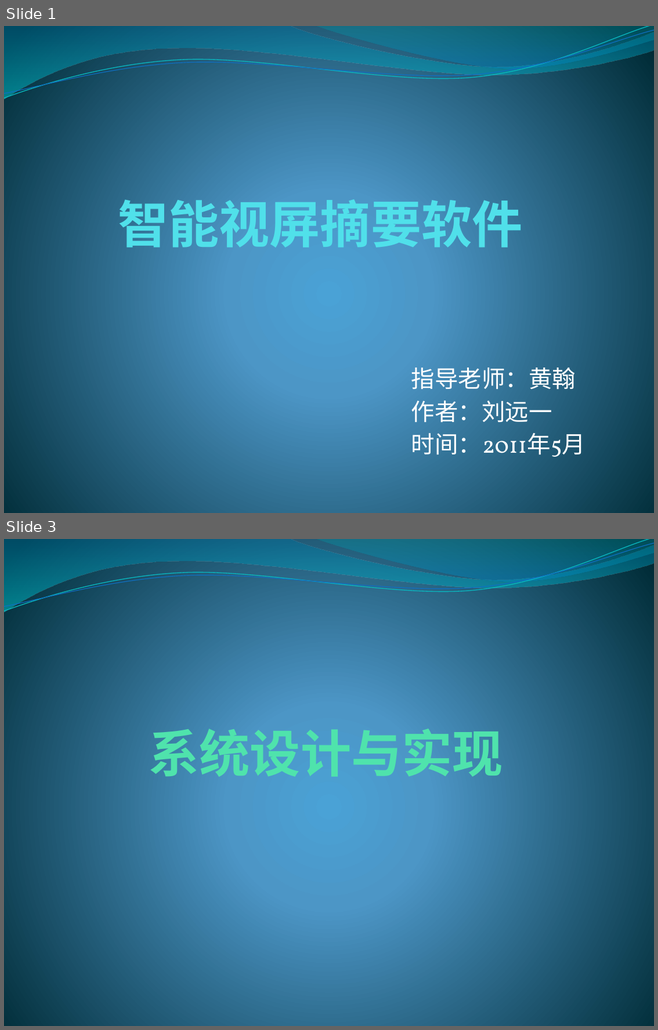
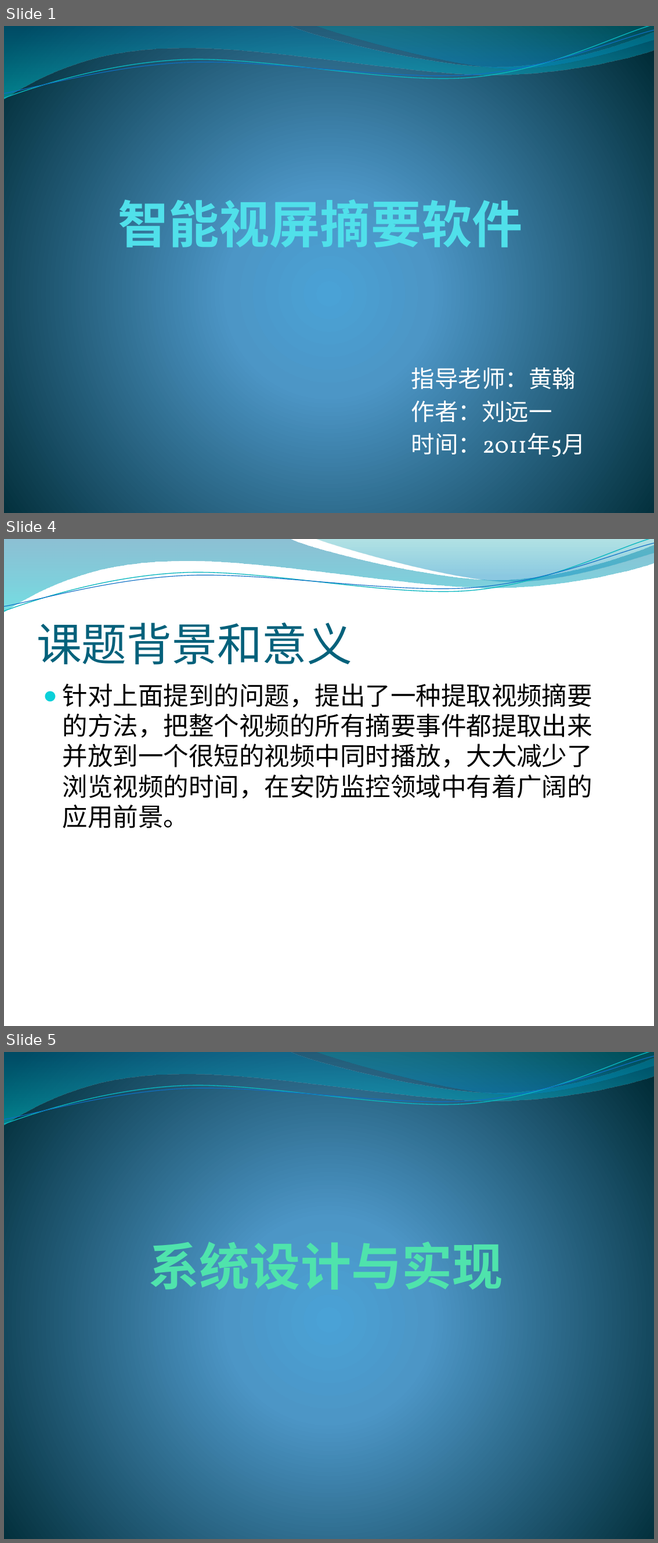
Before and after one commit to ronnyMakhuddin/motion-detect-tiqu, a slide deck: 文档管理/其他文档/智能视屏摘要系统演示.pptx. Shown one above the other, each under a label of ours: slides 1 and 3 before the commit, slides 1, 4 and 5 after it; the slides between them are not shown. The pictures are 658x1030 and 658x1543 pixels, drawn with LibreOffice and Linux fonts; fonts in the diff are those of the drawing; background and template pictures are left out. Boxes give left, top, right and bottom in pixels: in the first picture for what was removed or moved away, otherwise in the second. Text is boxed around its words. In the diff, an @@ line names an element or a change of style, - is before the commit and + after.

```diff
--- a/文档管理/其他文档/智能视屏摘要系统演示.pptx
+++ b/文档管理/其他文档/智能视屏摘要系统演示.pptx
@@ slide 4 added at (x1=4, y1=539, x2=654, y2=1026), background picture (left out); not listed: 4 template elements that a slide beside it also shows @@
@@ title added at (x1=36, y1=623, x2=352, y2=665), 50 pt, text #04617B @@
+课题背景和意义
@@ text added at (x1=63, y1=683, x2=592, y2=828), 28 pt, text #000000 @@
+● 针对上面提到的问题，提出了一种提取视频摘要的方法，把整个视频的所有摘要事件都提取出来并放到一个很短的视频中同时播放，大大减少了浏览视频的时间，在安防监控领域中有着广阔的应用前景。
@@ what was slide 3 is now slide 5 @@
```
Also in this commit, not shown: 2 slides changed, 1 other slide added.
